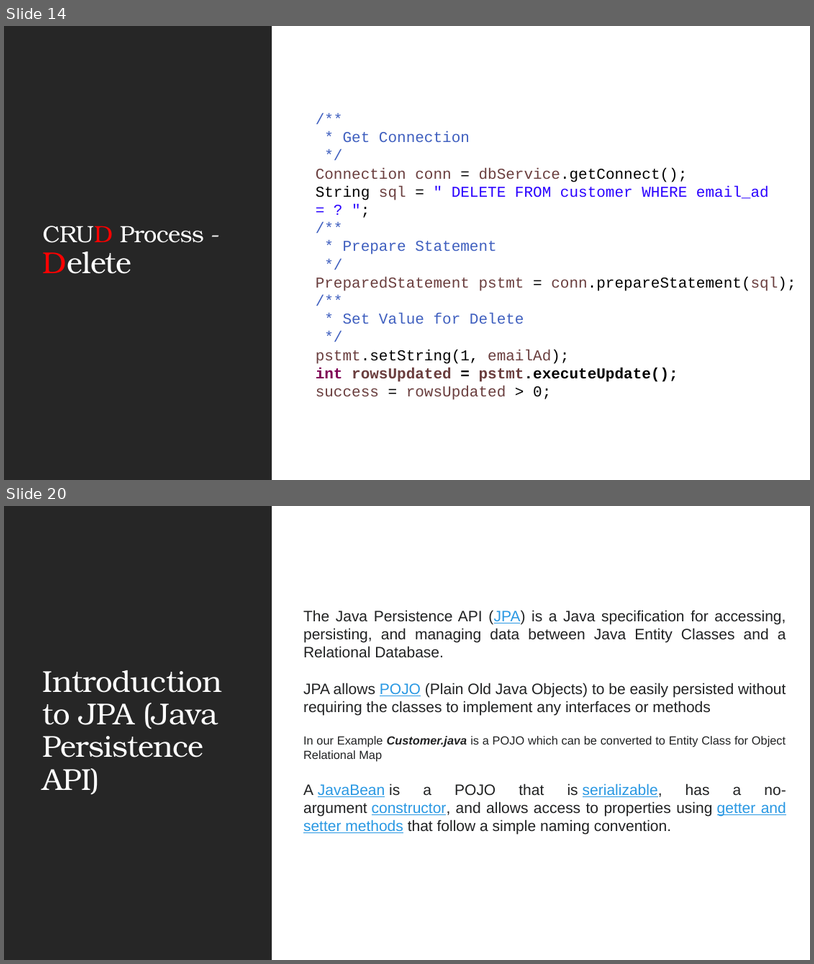
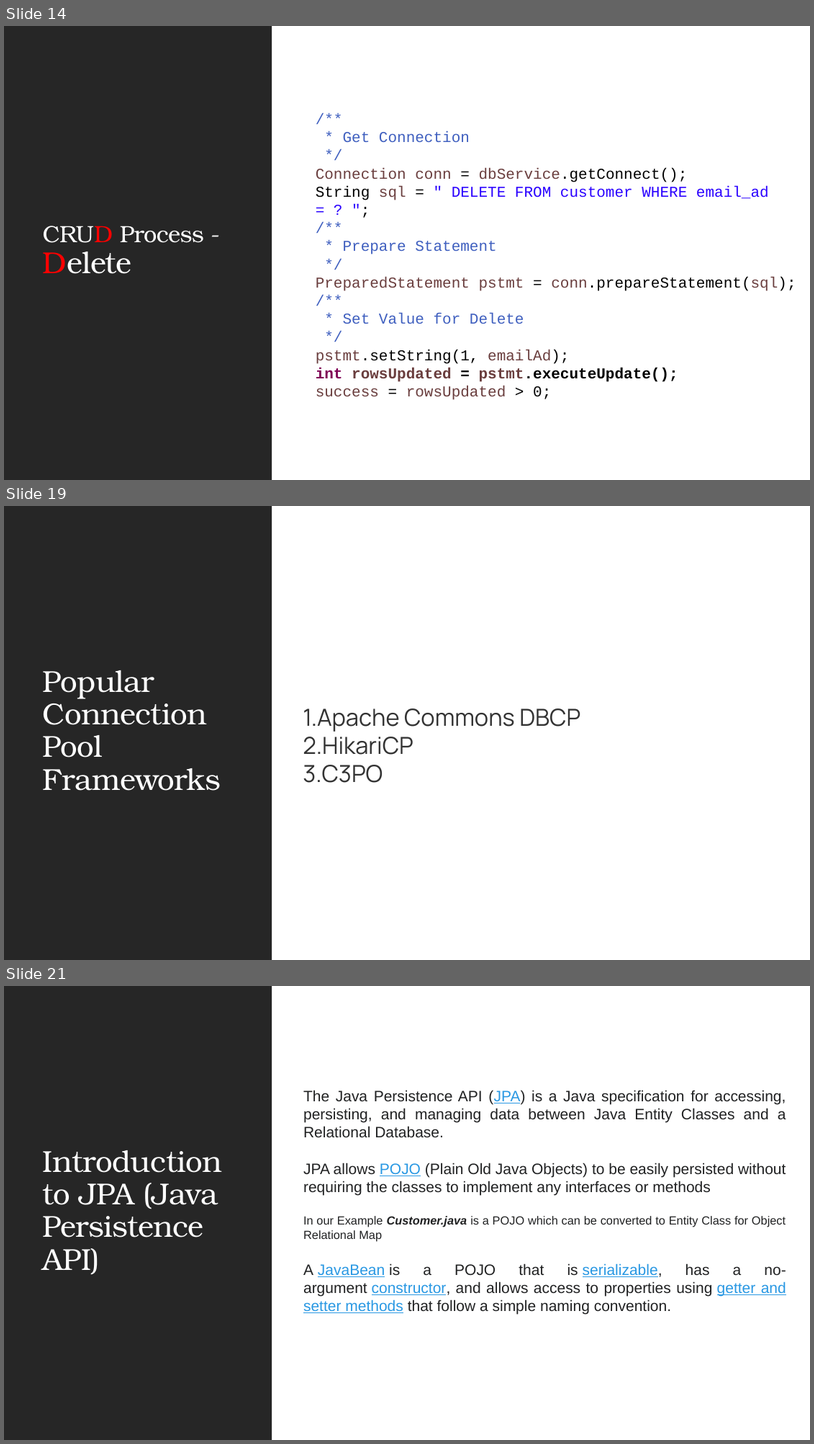
Before and after one commit to JSS-DEVCORE/JdbcExample, a slide deck: docs/JDBC Insights.pptx. Shown one above the other, each under a label of ours: slides 14 and 20 before the commit, slides 14, 19 and 21 after it; the slides between them are not shown. The pictures are 814x964 and 814x1444 pixels, drawn with LibreOffice and Linux fonts; fonts in the diff are those of the drawing. Boxes give left, top, right and bottom in pixels: in the first picture for what was removed or moved away, otherwise in the second. Text is boxed around its words. In the diff, an @@ line names an element or a change of style, - is before the commit and + after.

Commit message:
Introduction of Hikari Pool

```diff
--- a/docs/JDBC Insights.pptx
+++ b/docs/JDBC Insights.pptx
@@ slide 19 added at [4,506,810,960], background #FFFFFF; not listed: 1 template element that a slide beside it also shows @@
@@ rectangle added at [4,506,272,960], fill #262626 @@
@@ rectangle added at [5,506,810,960], fill #FFFFFF @@
@@ title added at [43,670,221,790], 36 pt, text #FFFFFF @@
+Popular Connection Pool Frameworks
@@ text added at [303,708,581,782], 28 pt, text #333333 @@
+1. Apache Commons DBCP
+2. HikariCP
+3. C3PO
@@ what was slide 20 is now slide 21 @@
```
Also in this commit, not shown: 5 slides changed, 40 other files.
